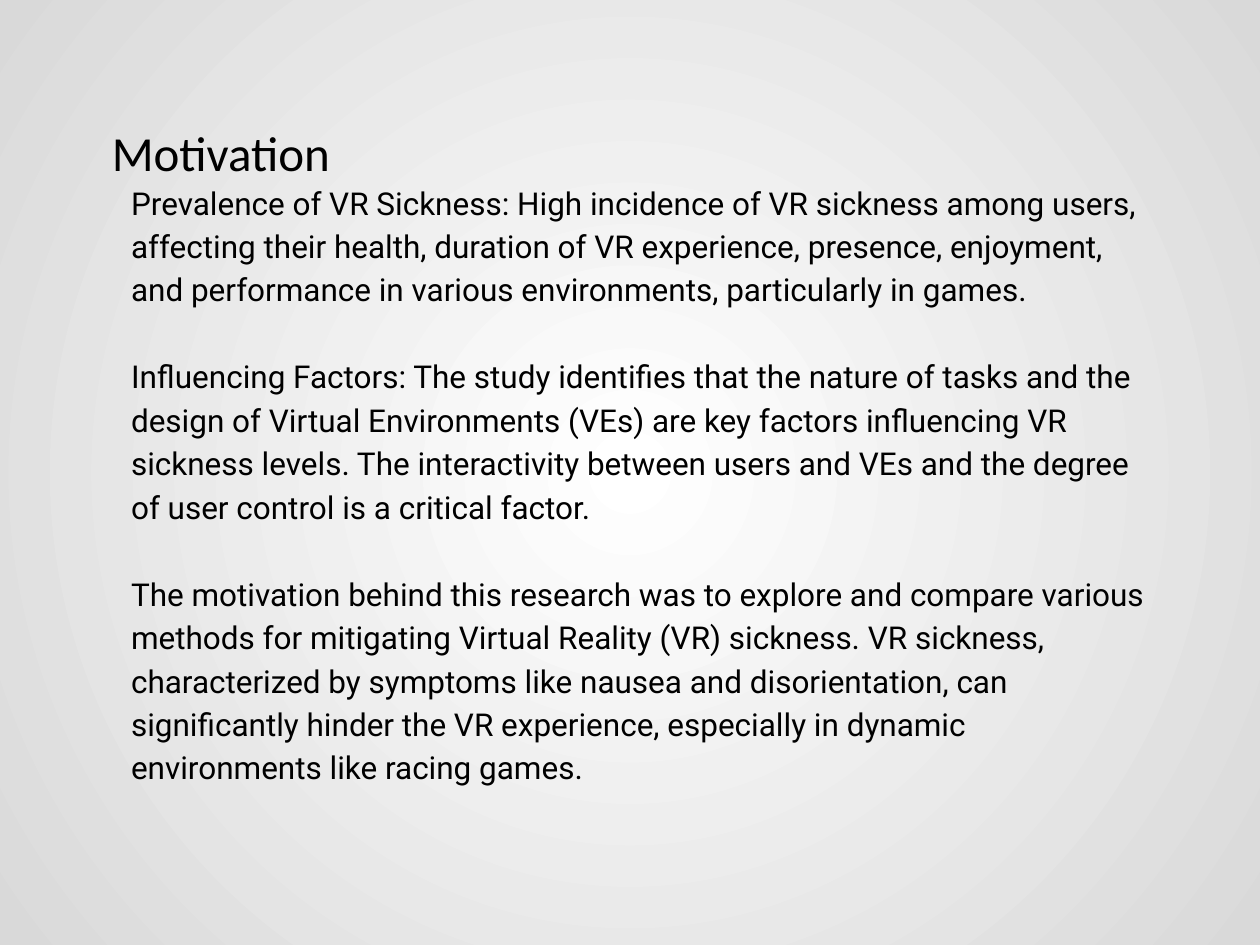
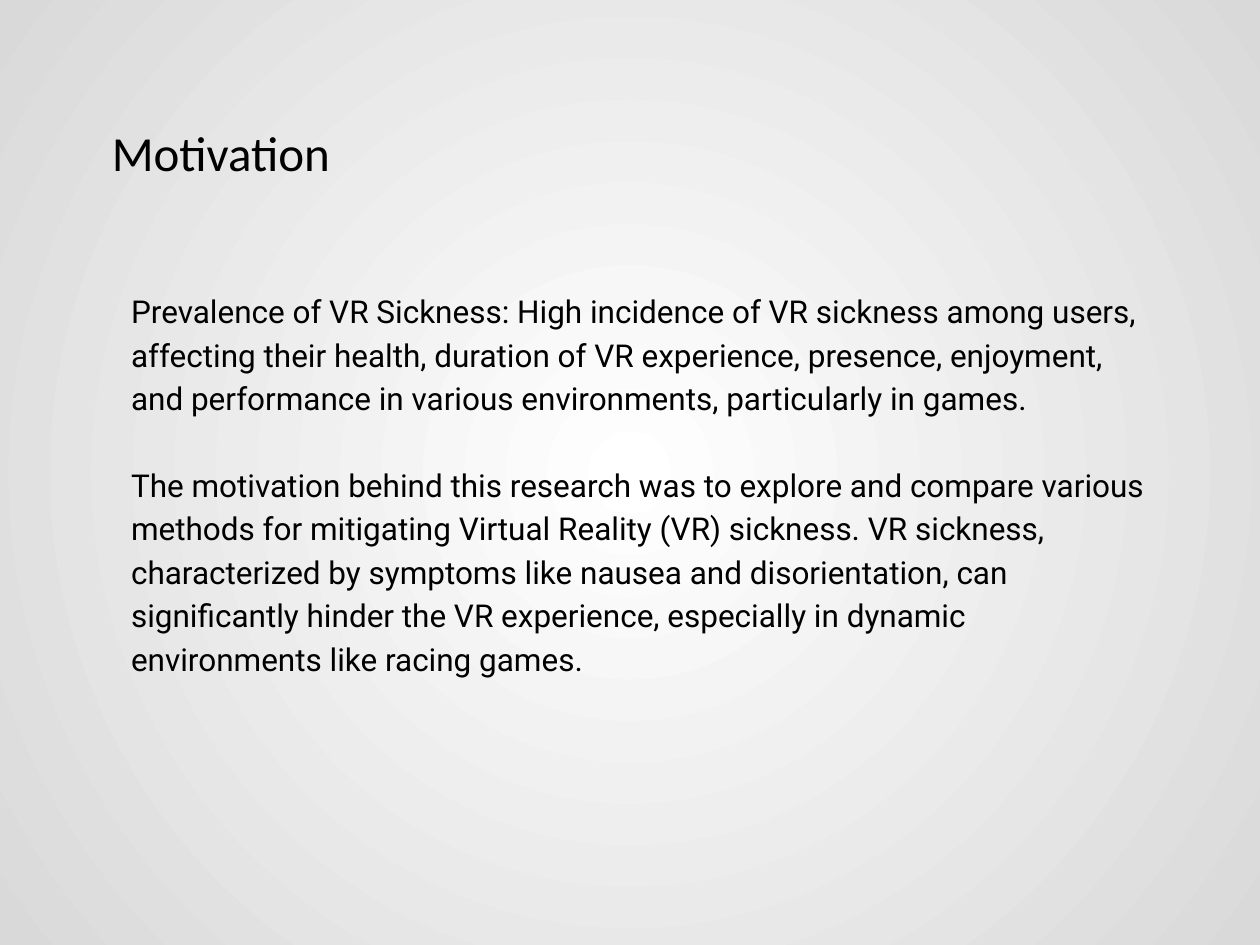
Before and after one commit to Akash3121/3D, a slide deck: slide 5 of Paper-Presentation/Akash - VR_Sickness_Mitigation_Methods_Presentation.pptx. Drawn at 1260x945 pixels with LibreOffice and Linux fonts; fonts in the diff are those of the drawing. Boxes give left, top, right and bottom in pixels: in the first picture for what was removed or moved away, otherwise in the second. Text is boxed around its words. In the diff, an @@ line names an element or a change of style, - is before the commit and + after.

```diff
--- a/Paper-Presentation/Akash - VR_Sickness_Mitigation_Methods_Presentation.pptx
+++ b/Paper-Presentation/Akash - VR_Sickness_Mitigation_Methods_Presentation.pptx
@@ text at [131, 364, 1130, 520]: paragraph removed @@
-Influencing Factors: The study identifies that the nature of tasks and the design of Virtual Environments (VEs) are key factors influencing VR sickness levels. The interactivity between users and VEs and the degree of user control is a critical factor.
```
Also in this commit, not shown: 1 slide removed.
